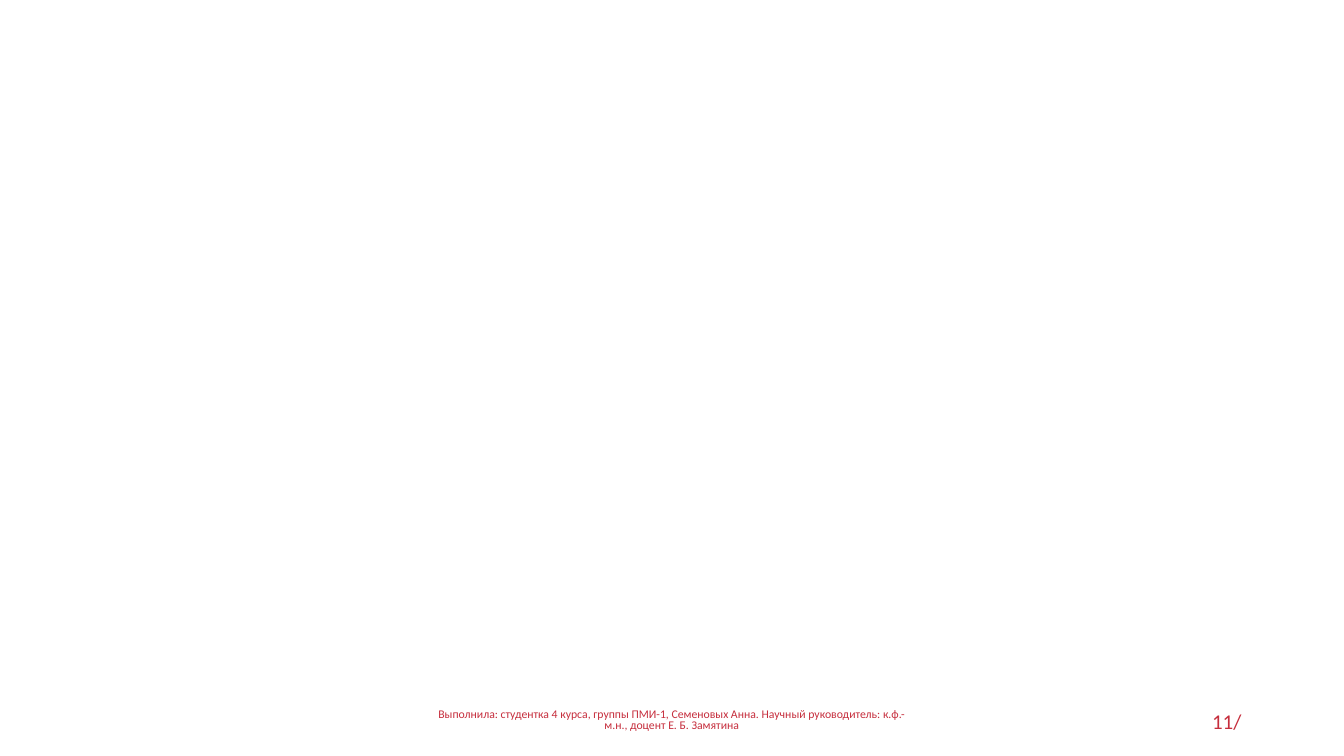
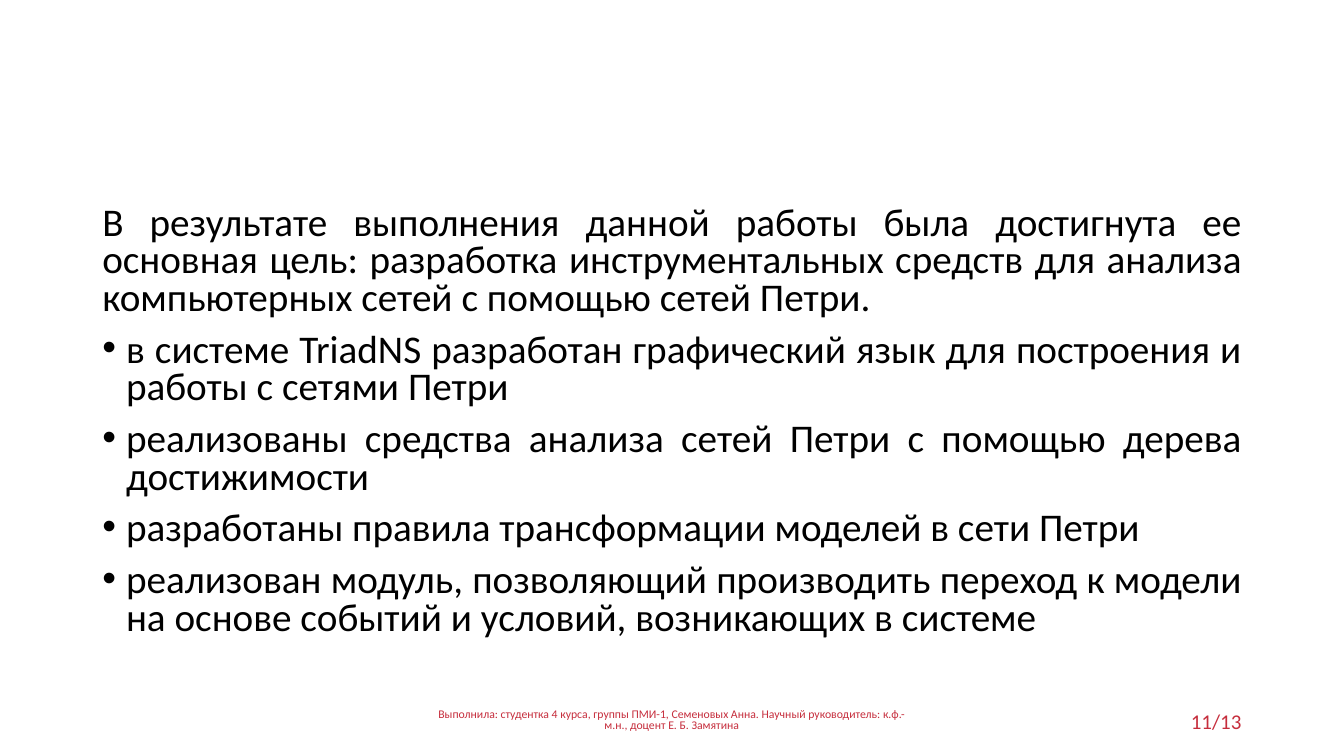
Before and after one commit to ann-semenovykh/------, a slide deck: slide 11 of Презентация.ppt. Drawn at 1344x756 pixels with LibreOffice and Linux fonts; fonts in the diff are those of the drawing; background and template pictures are left out. Boxes give left, top, right and bottom in pixels: in the first picture for what was removed or moved away, otherwise in the second. Text is boxed around its words. In the diff, an @@ line names an element or a change of style, - is before the commit and + after.

```diff
--- a/Презентация.ppt
+++ b/Презентация.ppt
@@ text added at <box>102,209,1242,638</box>, 28 pt, text #000000 @@
+В результате выполнения данной работы была достигнута ее основная цель: разработка инструментальных средств для анализа компьютерных сетей с помощью сетей Петри.
+• в системе TriadNS разработан графический язык для построения и работы с сетями Петри
+• реализованы средства анализа сетей Петри с помощью дерева достижимости
+• разработаны правила трансформации моделей в сети Петри
+• реализован модуль, позволяющий производить переход к модели на основе событий и условий, возникающих в системе
@@ page number at <box>1191,714,1242,730</box>: text changed @@
-11/
+11/13
```
Also in this commit, not shown: 4 other slides changed, 1 other file.
